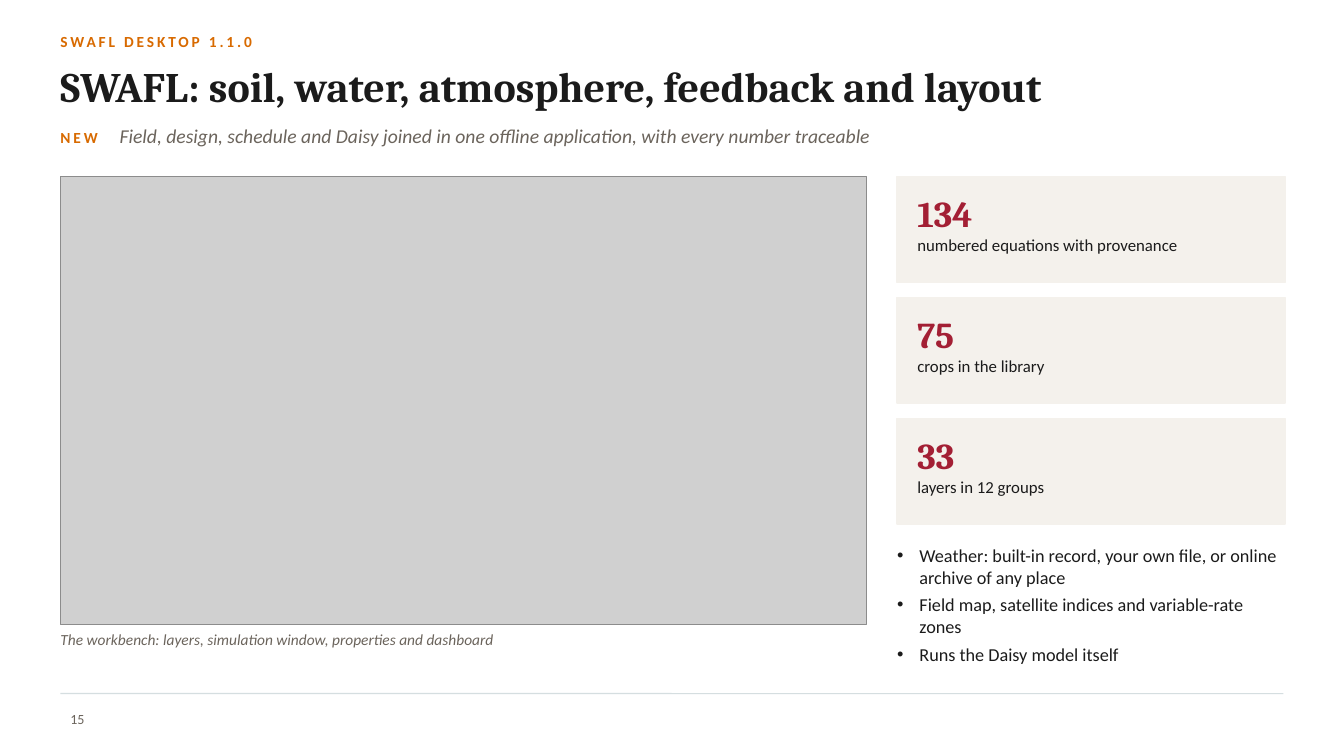
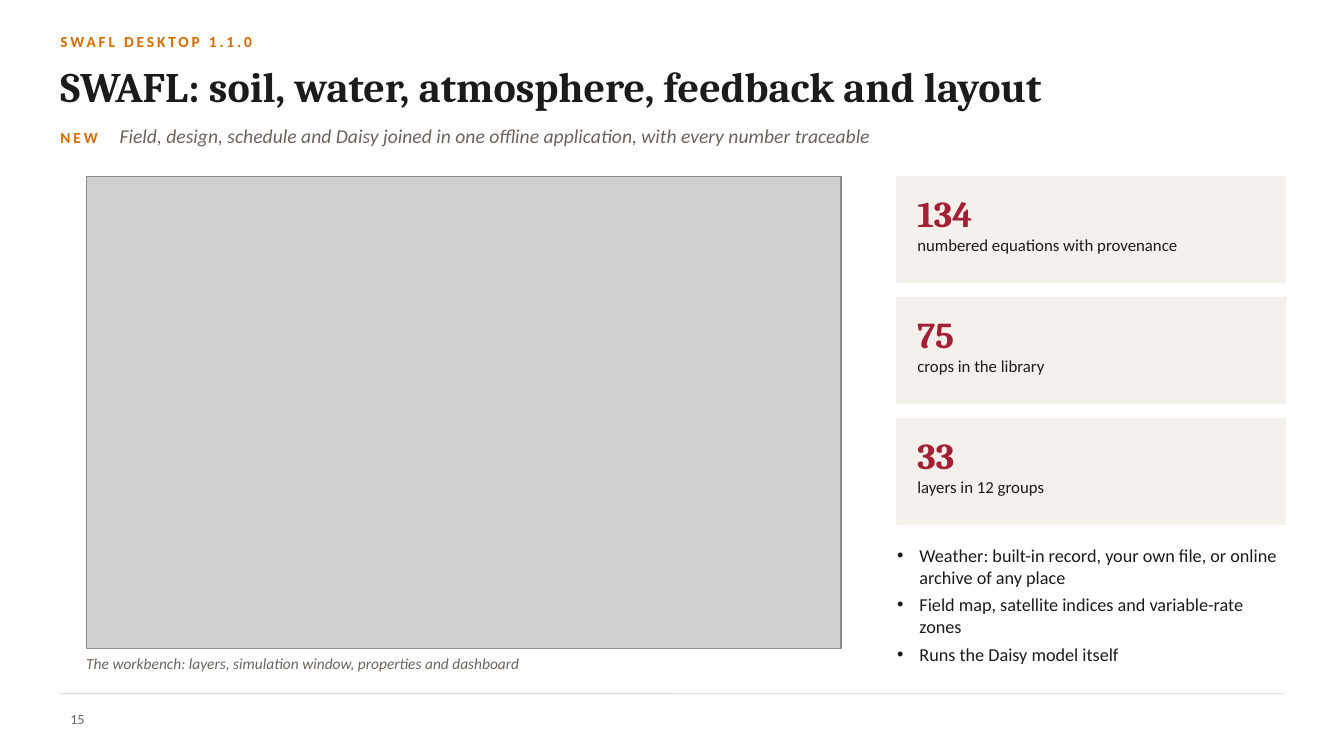
Before and after one commit to halilunaziru73-creator/Coupled-Water-Fluxes-Pore-Scale-Dynamics-Precision-Irrigation-Mulching-Feedback-Loops, a slide deck: slide 15 of Manuscripts/pdf/Supplementary/SWAFL_Presentation.pptx. Drawn at 1344x756 pixels with LibreOffice and Linux fonts; fonts in the diff are those of the drawing; grey boxes stand for pictures; background and template pictures are left out. Boxes give left, top, right and bottom in pixels: in the first picture for what was removed or moved away, otherwise in the second. Text is boxed around its words. In the diff, an @@ line names an element or a change of style, - is before the commit and + after.

Commit message:
Presentation: sharper double-resolution screenshots, larger figures

```diff
--- a/Manuscripts/pdf/Supplementary/SWAFL_Presentation.pptx
+++ b/Manuscripts/pdf/Supplementary/SWAFL_Presentation.pptx
@@ picture: place and size @@
-picture at box(60, 176, 867, 624)
+picture at box(87, 176, 842, 648)
@@ text "The workbench: layers, simulation window, ...": place and size @@
-text "The workbench: layers, simulation window, ..." at box(60, 634, 494, 648)
+text "The workbench: layers, simulation window, ..." at box(86, 658, 519, 672)
```
Also in this commit, not shown: 11 other slides changed.
